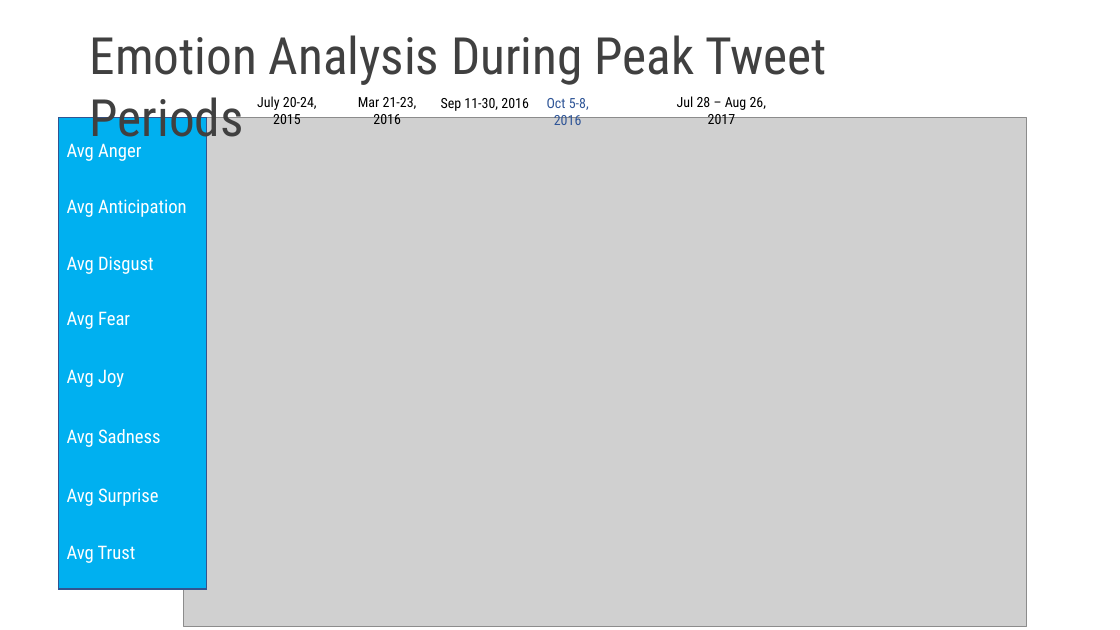
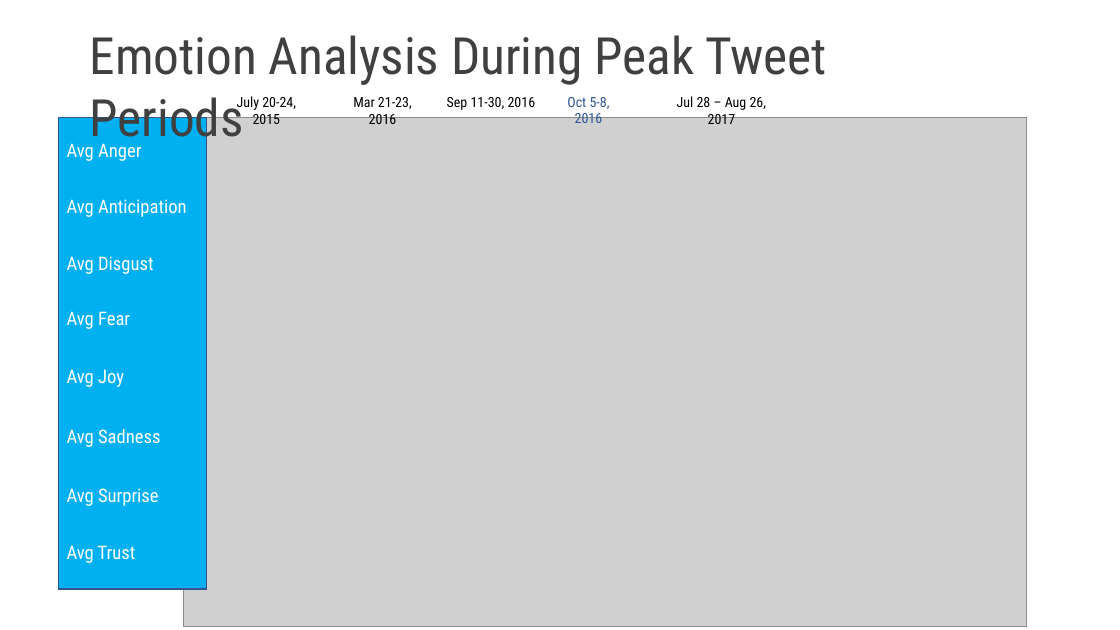
Before and after one commit to qdav/MSDA_Visualization, a slide deck: slide 6 of DA_6233_Final_Presentation.pptx. Drawn at 1120x630 pixels with LibreOffice and Linux fonts; fonts in the diff are those of the drawing; grey boxes stand for pictures. Boxes give left, top, right and bottom in pixels: in the first picture for what was removed or moved away, otherwise in the second. Text is boxed around its words. In the diff, an @@ line names an element or a change of style, - is before the commit and + after.

```diff
--- a/DA_6233_Final_Presentation.pptx
+++ b/DA_6233_Final_Presentation.pptx
@@ text "Sep 11-30, 2016": place and size @@
-text "Sep 11-30, 2016" at box(441, 98, 529, 111)
+text "Sep 11-30, 2016" at box(447, 97, 536, 110)
@@ text "Oct 5-8, 2016": place and size @@
-text "Oct 5-8, 2016" at box(547, 98, 589, 125)
+text "Oct 5-8, 2016" at box(567, 97, 610, 123)
@@ text "July 20-24, 2015": place and size @@
-text "July 20-24, 2015" at box(257, 96, 317, 124)
+text "July 20-24, 2015" at box(237, 96, 296, 124)
@@ text "Mar 21-23, 2016": place and size @@
-text "Mar 21-23, 2016" at box(358, 97, 417, 124)
+text "Mar 21-23, 2016" at box(353, 97, 412, 124)
```
Also in this commit, not shown: 2 other slides changed.
